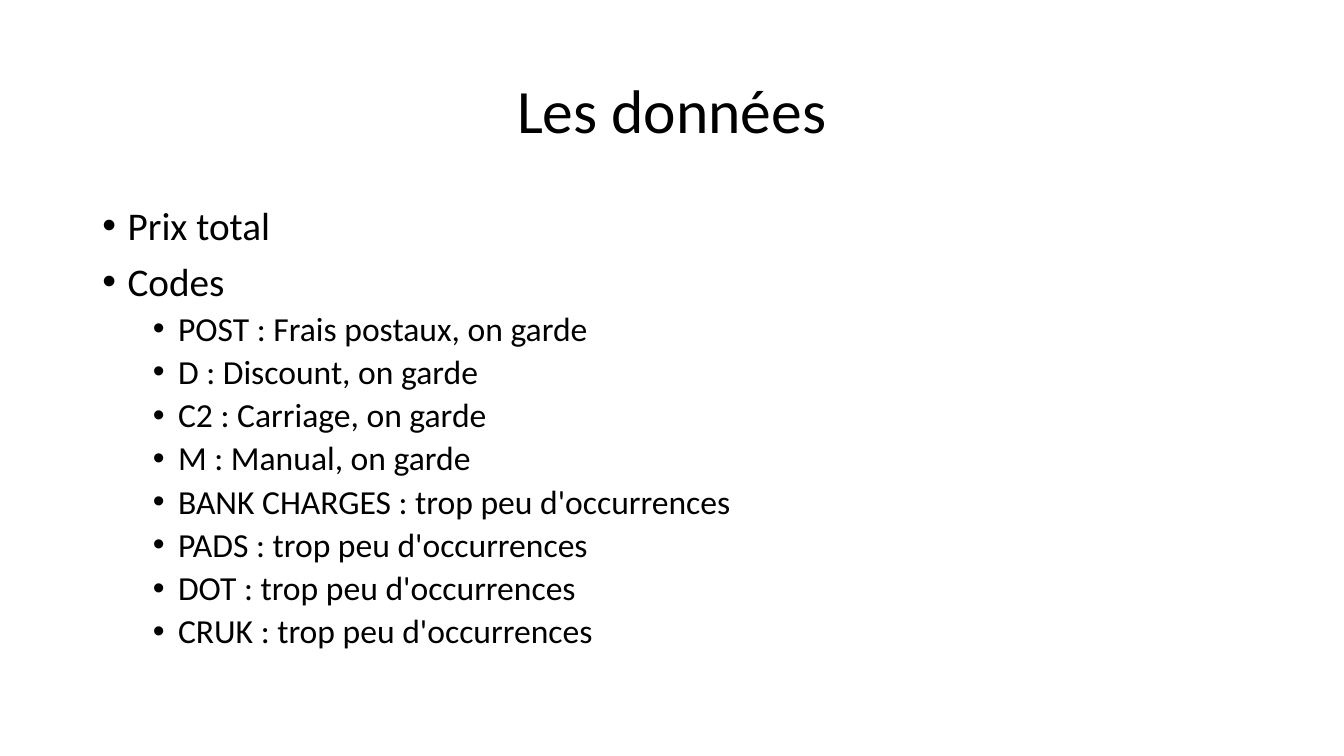
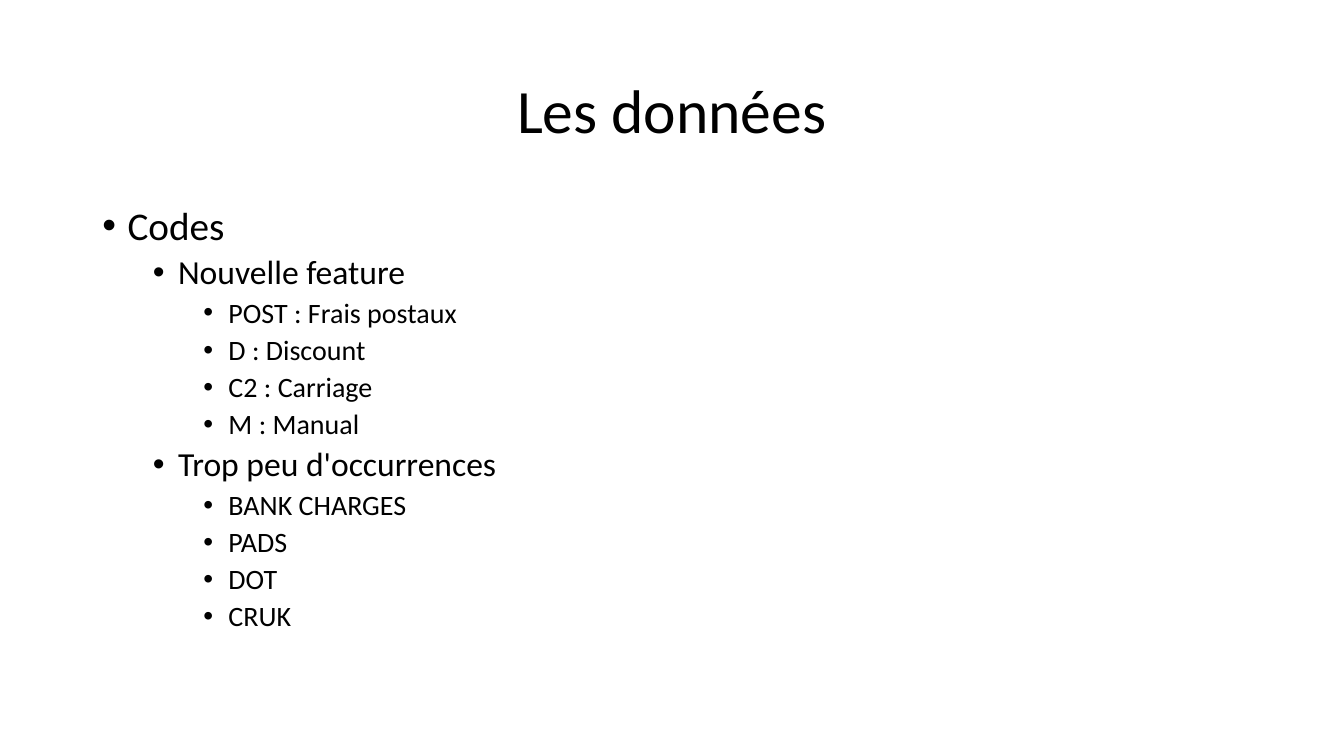
Before and after one commit to morganscao/Projet5, a slide deck: slide 7 of Rapport/P5 - Segmentez les comportements de clients.pptx (slide 6 before the commit). Drawn at 1344x756 pixels with LibreOffice and Linux fonts; fonts in the diff are those of the drawing. Boxes give left, top, right and bottom in pixels: in the first picture for what was removed or moved away, otherwise in the second. Text is boxed around its words. In the diff, an @@ line names an element or a change of style, - is before the commit and + after.

```diff
--- a/Rapport/P5 - Segmentez les comportements de clients.pptx
+++ b/Rapport/P5 - Segmentez les comportements de clients.pptx
@@ text at (x1=128, y1=212, x2=270, y2=241): paragraph removed @@
-• Prix total
@@ text at (x1=178, y1=260, x2=496, y2=627): text changed; size 24 to 20 pt @@
-  • POST : Frais postaux, on garde
-  • D : Discount, on garde
-  • C2 : Carriage, on garde
-  • M : Manual, on garde
-  • BANK CHARGES : trop peu d'occurrences
-  • PADS : trop peu d'occurrences
-  • DOT : trop peu d'occurrences
-  • CRUK : trop peu d'occurrences
+  • Nouvelle feature
+    • POST : Frais postaux
+    • D : Discount
+    • C2 : Carriage
+    • M : Manual
+  • Trop peu d'occurrences
+    • BANK CHARGES
+    • PADS
+    • DOT
+    • CRUK
```
Also in this commit, not shown: 12 other slides changed, 15 slides added, 8 slides removed, 9 other files.
